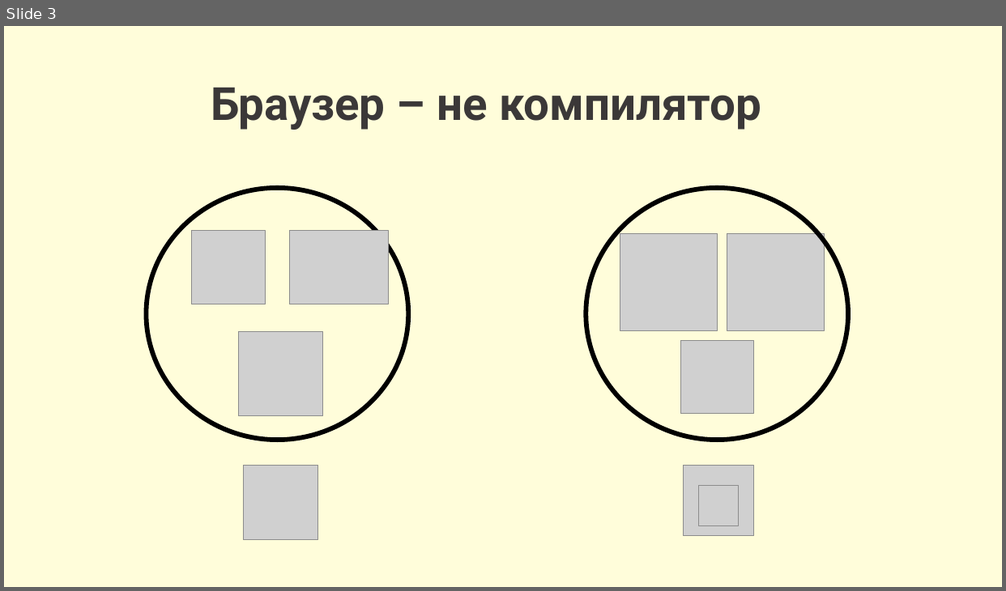
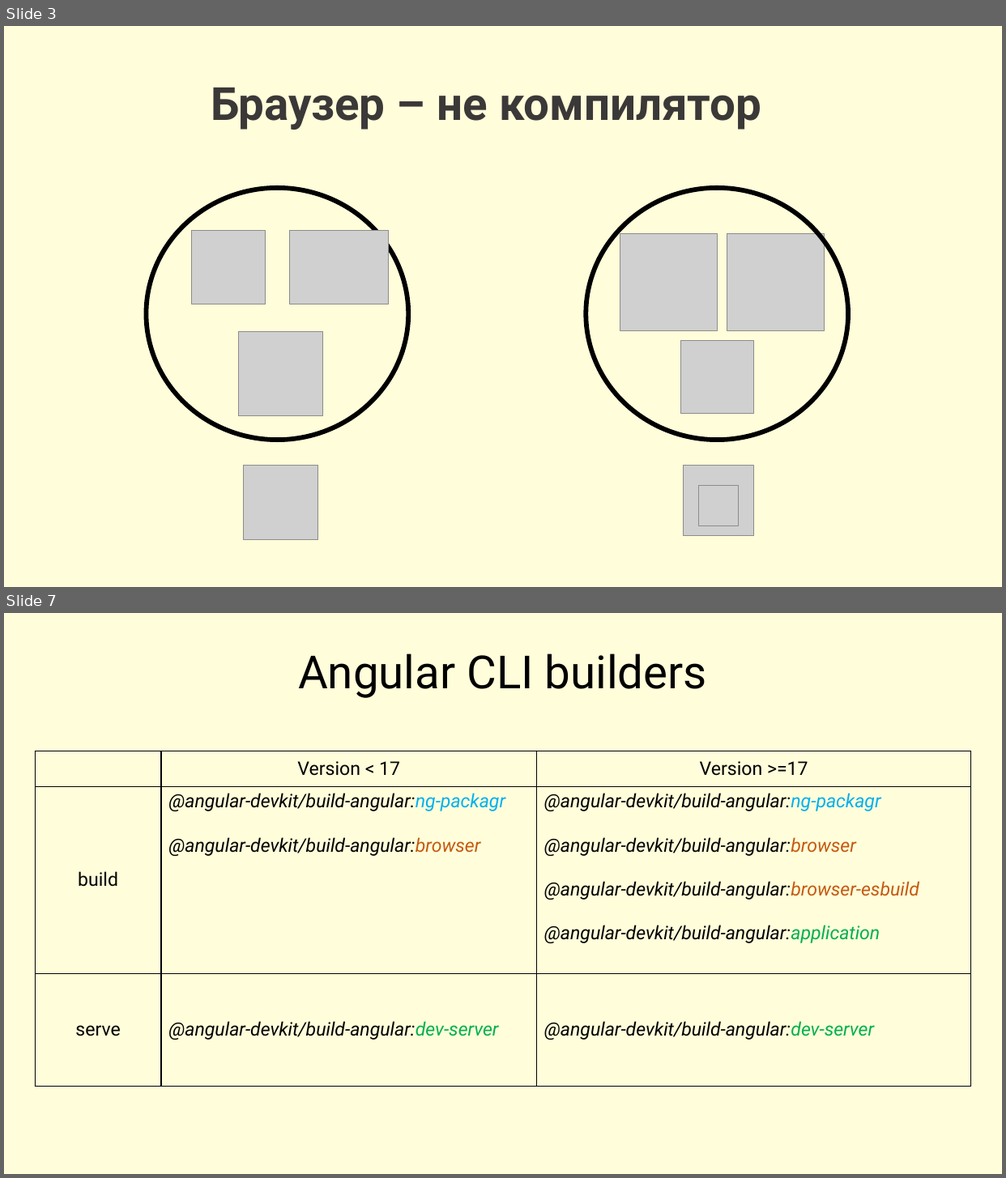
Before and after one commit to kheruvimovv/obsidian-vault, a slide deck: my-brain/Лекция GS/Сборка Angular приложения.pptx. Shown one above the other, each under a label of ours: slide 3 before the commit, slides 3 and 7 after it; the slides between them are not shown. The pictures are 1006x591 and 1006x1178 pixels, drawn with LibreOffice and Linux fonts; fonts in the diff are those of the drawing; grey boxes stand for pictures. Boxes give left, top, right and bottom in pixels: in the first picture for what was removed or moved away, otherwise in the second. Text is boxed around its words. In the diff, an @@ line names an element or a change of style, - is before the commit and + after.

```diff
--- a/my-brain/Лекция GS/Сборка Angular приложения.pptx
+++ b/my-brain/Лекция GS/Сборка Angular приложения.pptx
@@ slide 7 added at (4, 613, 1002, 1174), background #FFFDDA @@
@@ text added at (298, 653, 707, 698), 44 pt, text #000000 @@
+Angular CLI builders
@@ table added at (35, 751, 971, 1086), 3 rows, 3 columns @@
+ | Version < 17 | Version >=17
+build | @angular-devkit/build-angular:ng-packagr / @angular-devkit/build-angular:browser | @angular-devkit/build-angular:ng-packagr / @angular-devkit/build-angular:browser / @angular-devkit/build-angular:browser-esbuild / @angular-devkit/build-angular:application
+serve | @angular-devkit/build-angular:dev-server | @angular-devkit/build-angular:dev-server
```
Also in this commit, not shown: 1 slide changed, 3 other slides added, 6 other files.
